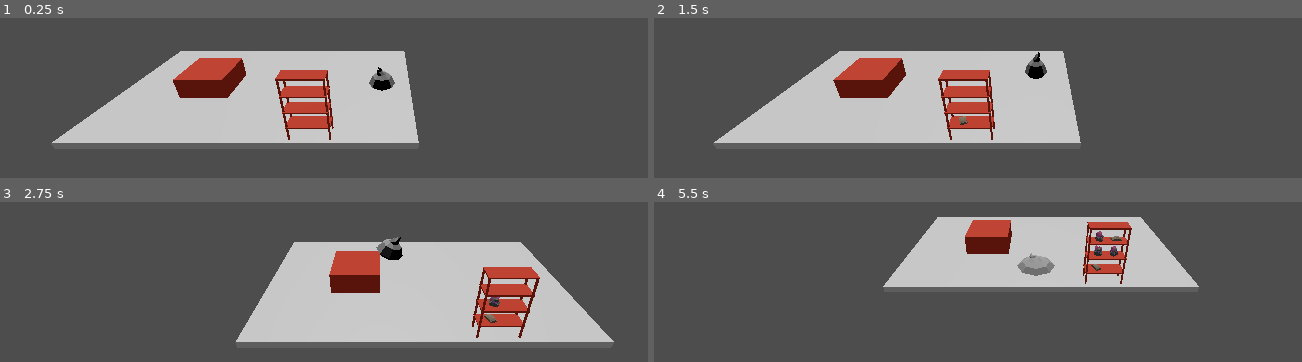
Above: before the commit, frames 1-4 (two rows, left to right).
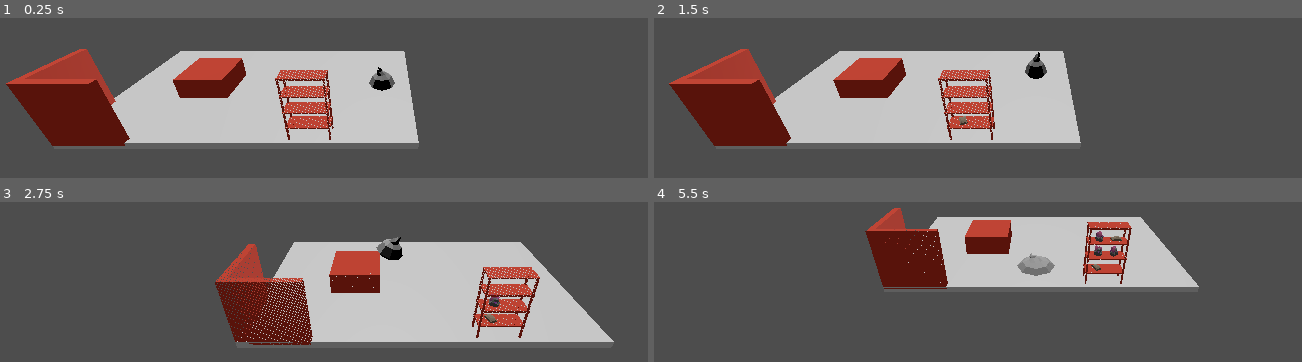
Above: after the commit, the same moments.

Repository: torbenvanassche/Warehousing
Game: Godot game, scene res://game_components/scenes/game.tscn
Two runs of this game, one before a commit and one after it. Both use one fixed random seed, a clock stepped at 60 frames per second and the inputs below.
Inputs (mouse positions are in pixels of both pictures, inside the frame that each line leads up to):
- Up to frame 1 (0.25 s): no input
- Up to frame 2 (1.5 s): tap Enter at 0.5 s; move the mouse to (1211, 54) at 0.52 s; hold D (move_right) 0.53-1.25 s; right-click (1211, 54) at 0.6 s; click (1211, 54) at 0.67 s; tap Space at 1.25 s; drag from (874, 101) to (997, 168) at 1.27 s
- Up to frame 3 (2.75 s): move the mouse to (outside the picture) at 2.02 s; hold D (move_right) from 2.03 s (still down); tap Mouse wheel up (zoom_in) at 2.1 s
- Up to frame 4 (5.5 s): release D (move_right) at 2.75 s; drag from (997, 352) to (outside the picture) at 2.77 s; move the mouse to (1276, 330) at 3.52 s; hold A (move_left) 3.53-4.25 s; hold V 3.53-4.25 s; tap Enter at 4.25 s; drag from (outside the picture) to (outside the picture) at 4.27 s; tap Space at 5 s; move the mouse to (1075, 262) at 5.02 s; press the mouse at (1075, 262) at 5.03 s; hold S (move_back) from 5.03 s (still down)

The runs differ from the first frame. In frame 1, 7.4% of the frame differs, in the area x 0-52%, y 19-80%; in frame 2, 7.3%; in frame 3, 5.8%; in frame 4, 4.4%.
Error in both runs: Invalid assignment of property or key 'camera' with value of type 'Camera3D' on a base object of type 'Node3D (game_manager.gd)'. (res://game_mechanics/global_…

Commit message:
fixed fade distance

Diff:
--- a/game_components/scenes/game.tscn
+++ b/game_components/scenes/game.tscn
@@ -8,6 +8,8 @@
 [ext_resource type="PackedScene" uid="uid://ccrqwbtxe7wa4" path="res://game_mechanics/user_interface/windows/box_fitting.tscn" id="6_vpj32"]
 [ext_resource type="PackedScene" uid="uid://cab8b0fs7luja" path="res://game_mechanics/user_interface/windows/paused.tscn" id="7_lkent"]
 [ext_resource type="PackedScene" uid="uid://d3yaswkd55sxm" path="res://game_components/prefabs/item_generator.tscn" id="8_7v7yb"]
+[ext_resource type="PackedScene" uid="uid://cxaslsxaxq6fb" path="res://imported_assets/prototyping/SM_Primitive_Corner_01.glb" id="9_1ix62"]
+[ext_resource type="Material" uid="uid://bflflhkp2jdb3" path="res://materials/prototyping/interactable.tres" id="10_e2sgc"]
 
 [sub_resource type="Environment" id="Environment_jjkjc"]
 tonemap_mode = 1
@@ -51,3 +53,11 @@
 
 [node name="generator" parent="." instance=ExtResource("8_7v7yb")]
 transform = Transform3D(1, 0, 0, 0, 1, 0, 0, 0, 1, 1, 0.0489403, -1.3)
+
+[node name="SM_Primitive_Corner_01" parent="." instance=ExtResource("9_1ix62")]
+transform = Transform3D(-4.37114e-08, 0, 1, 0, 1, 0, -1, 0, -4.37114e-08, 4, 0, -1)
+
+[node name="SM_Primitive_Cube_01" parent="SM_Primitive_Corner_01" index="0"]
+surface_material_override/0 = ExtResource("10_e2sgc")
+
+[editable path="SM_Primitive_Corner_01"]
--- a/materials/prototyping/interactable.tres
+++ b/materials/prototyping/interactable.tres
@@ -2,4 +2,6 @@
 
 [resource]
 albedo_color = Color(0.941176, 0.262745, 0.184314, 1)
-distance_fade_min_distance = 1.0
+distance_fade_mode = 2
+distance_fade_min_distance = 0.2
+distance_fade_max_distance = 5.0
Not shown: 1 places in game_components/scenes/game.tscn that only renumber resources
